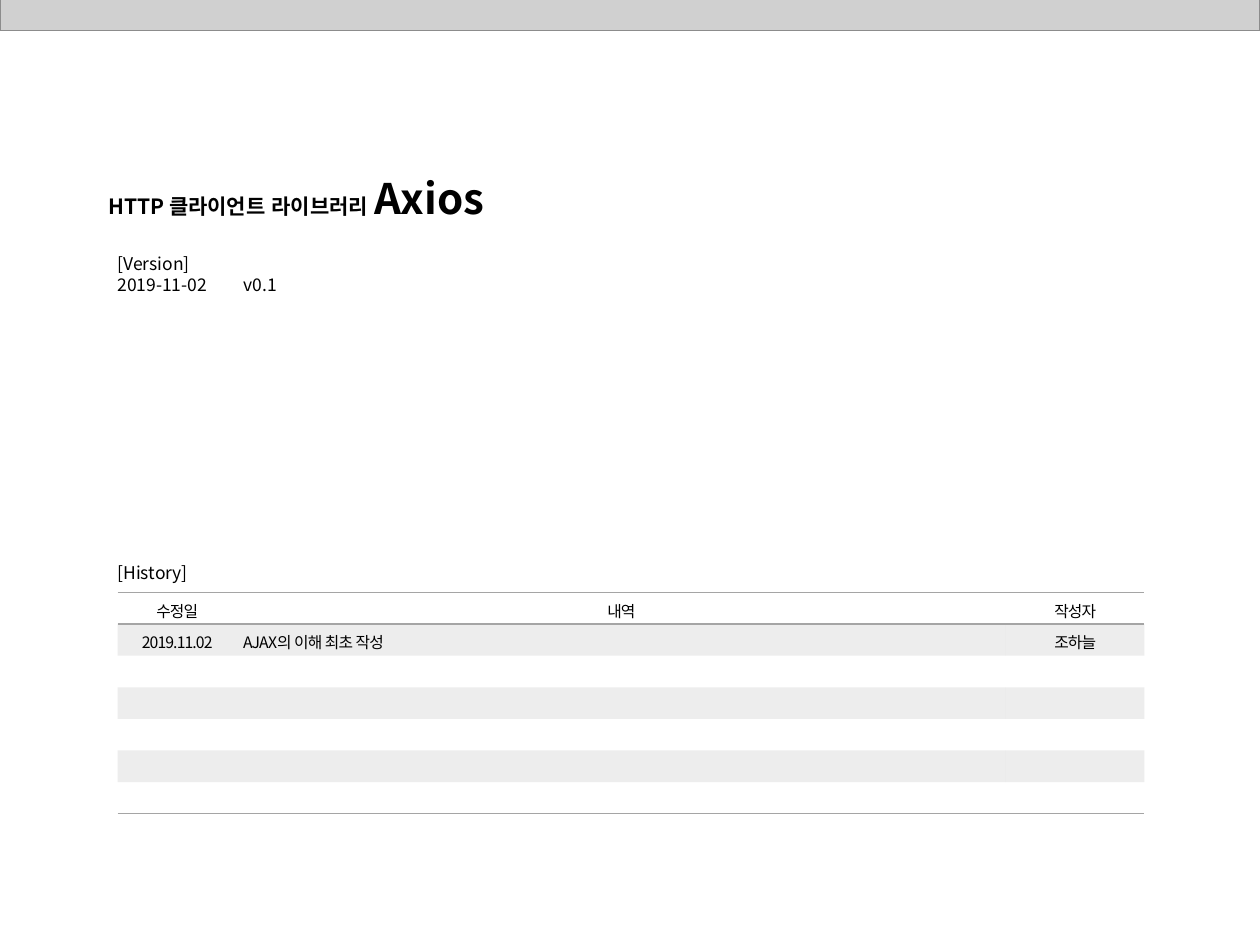
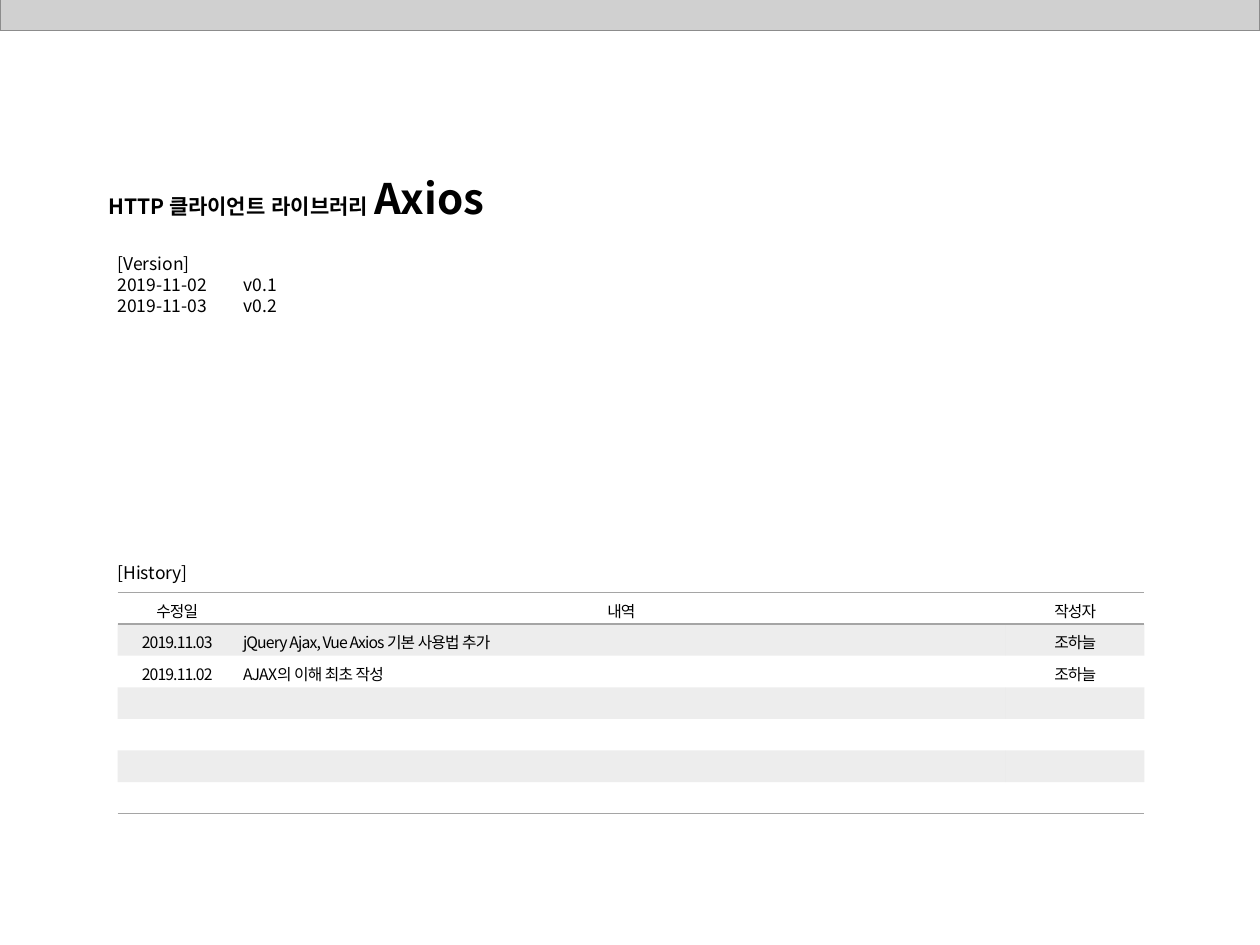
Before and after one commit to ddowon/vueStudy, a slide deck: slide 1 of 01.참고자료/191104_HTTP 클라이언트 라이브러리 Axios.pptx. Drawn at 1260x945 pixels with LibreOffice and Linux fonts; fonts in the diff are those of the drawing; grey boxes stand for pictures; background and template pictures are left out. Boxes give left, top, right and bottom in pixels: in the first picture for what was removed or moved away, otherwise in the second. Text is boxed around its words. In the diff, an @@ line names an element or a change of style, - is before the commit and + after.

Commit message:
11월 4일 11차 Axios 스터디 자료 업데이트

```diff
--- a/01.참고자료/191104_HTTP 클라이언트 라이브러리 Axios.pptx
+++ b/01.참고자료/191104_HTTP 클라이언트 라이브러리 Axios.pptx
@@ text at [118, 278, 277, 313]: paragraph added @@
+2019-11-03 v0.2
@@ table at [117, 592, 1144, 813] @@
+row 2: 2019.11.03 | jQuery Ajax, Vue Axios 기본 사용법 추가 | 조하늘
-row 7:  |  | 
```
Also in this commit, not shown: 3 other slides changed, 15 slides added.
